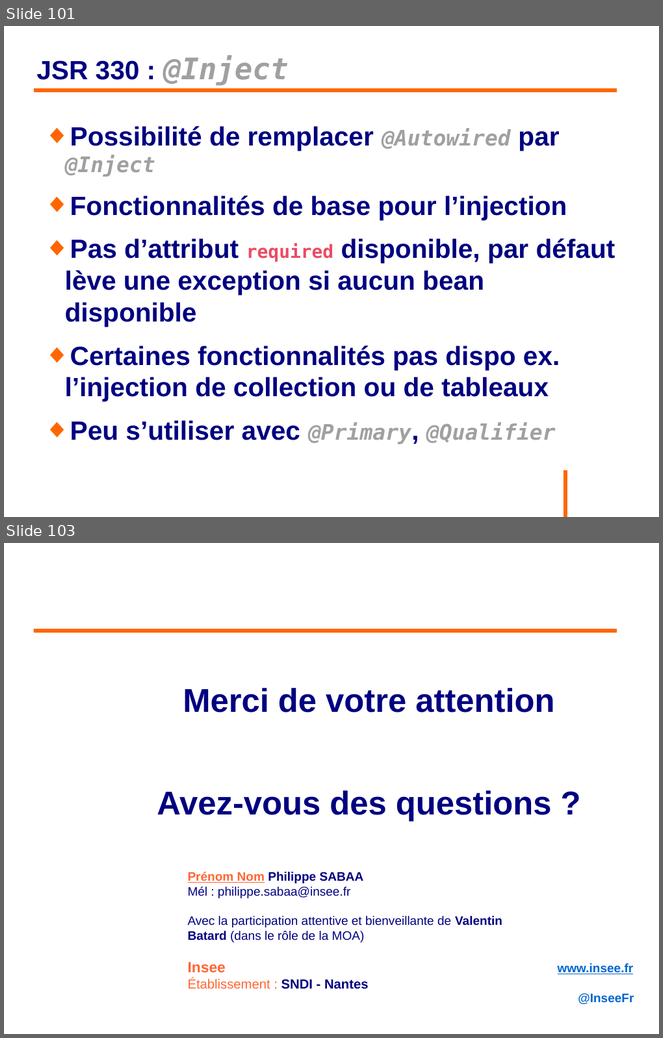
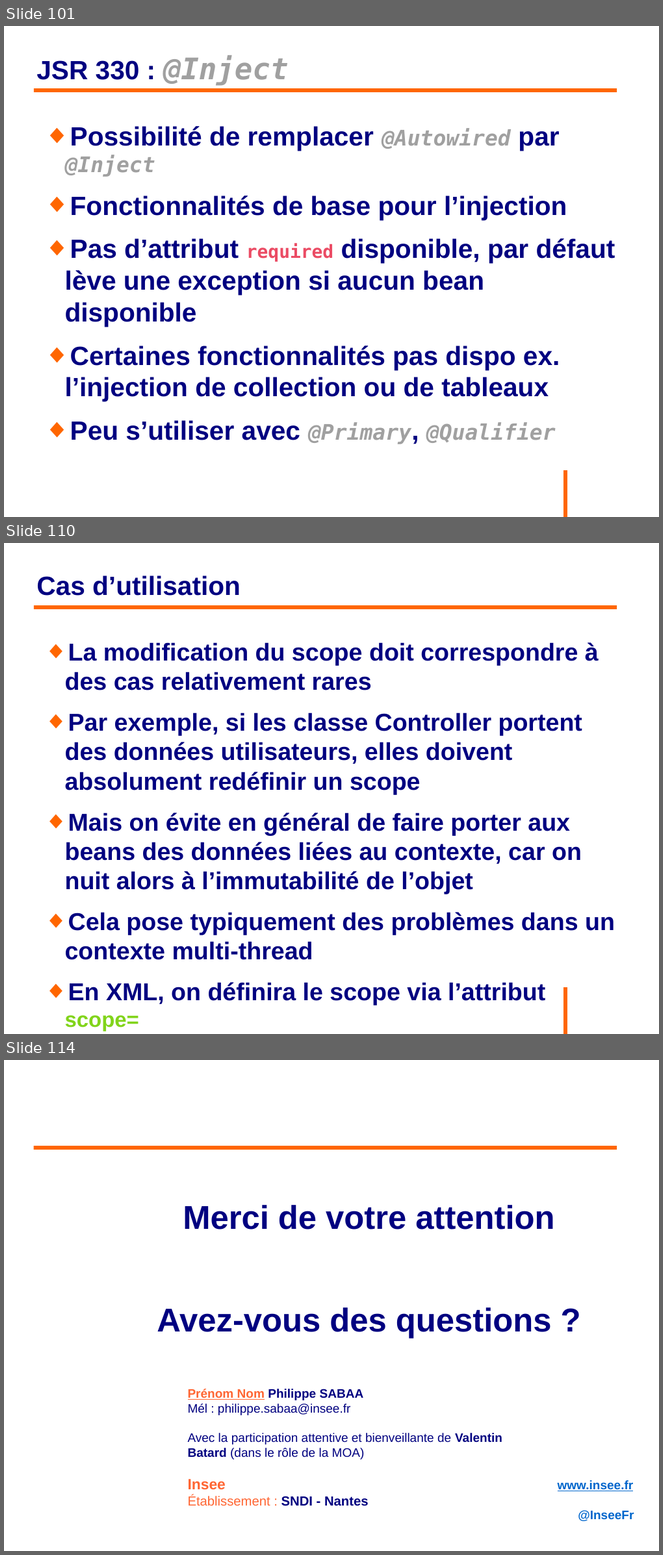
Before and after one commit to philphils/formation-spring, a slide deck: Documentation/diapo_formation_spring.odp. Shown one above the other, each under a label of ours: slides 101 and 103 before the commit, slides 101, 110 and 114 after it; the slides between them are not shown. The pictures are 663x1038 and 663x1555 pixels, drawn with LibreOffice and Linux fonts; fonts in the diff are those of the drawing; background and template pictures are left out. Boxes give left, top, right and bottom in pixels: in the first picture for what was removed or moved away, otherwise in the second. Text is boxed around its words. In the diff, an @@ line names an element or a change of style, - is before the commit and + after.

```diff
--- a/Documentation/diapo_formation_spring.odp
+++ b/Documentation/diapo_formation_spring.odp
@@ slide 110 added at [4,543,659,1034], background #FFFFFF; not listed: 1 template element that a slide beside it also shows @@
@@ title added at [36,575,241,596], 32 pt, text #000080, bold @@
+Cas d’utilisation
@@ line added from (34, 607) to (618, 607), #FF6600 4.54 pt @@
@@ text added at [65,642,615,1031], 29.6 pt, text #000080, bold @@
+◆ La modification du scope doit correspondre à des cas relativement rares
+◆ Par exemple, si les classe Controller portent des données utilisateurs, elles doivent absolument redéfinir un scope
+◆ Mais on évite en général de faire porter aux beans des données liées au contexte, car on nuit alors à l’immutabilité de l’objet
+◆ Cela pose typiquement des problèmes dans un contexte multi-thread
+◆ En XML, on définira le scope via l’attribut scope=
@@ what was slide 103 is now slide 114 @@
```
Also in this commit, not shown: 2 slides changed, 10 other slides added.
